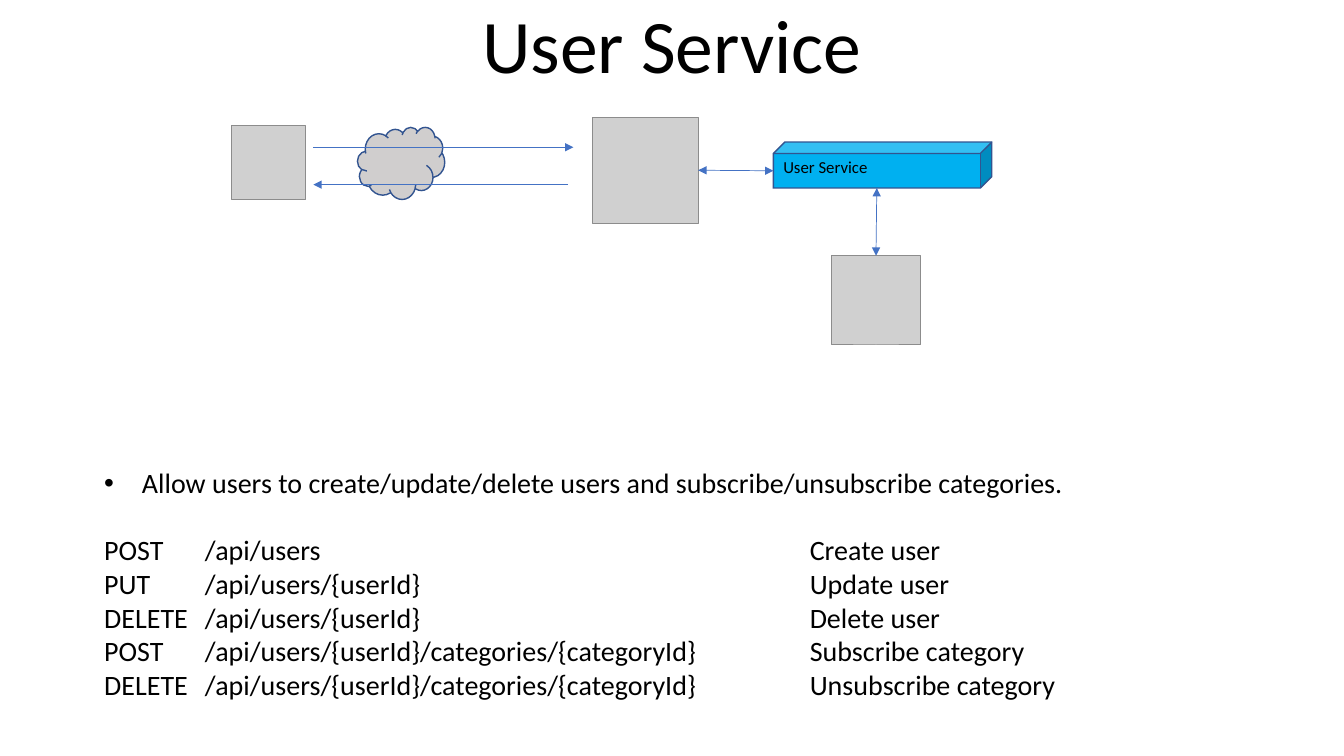
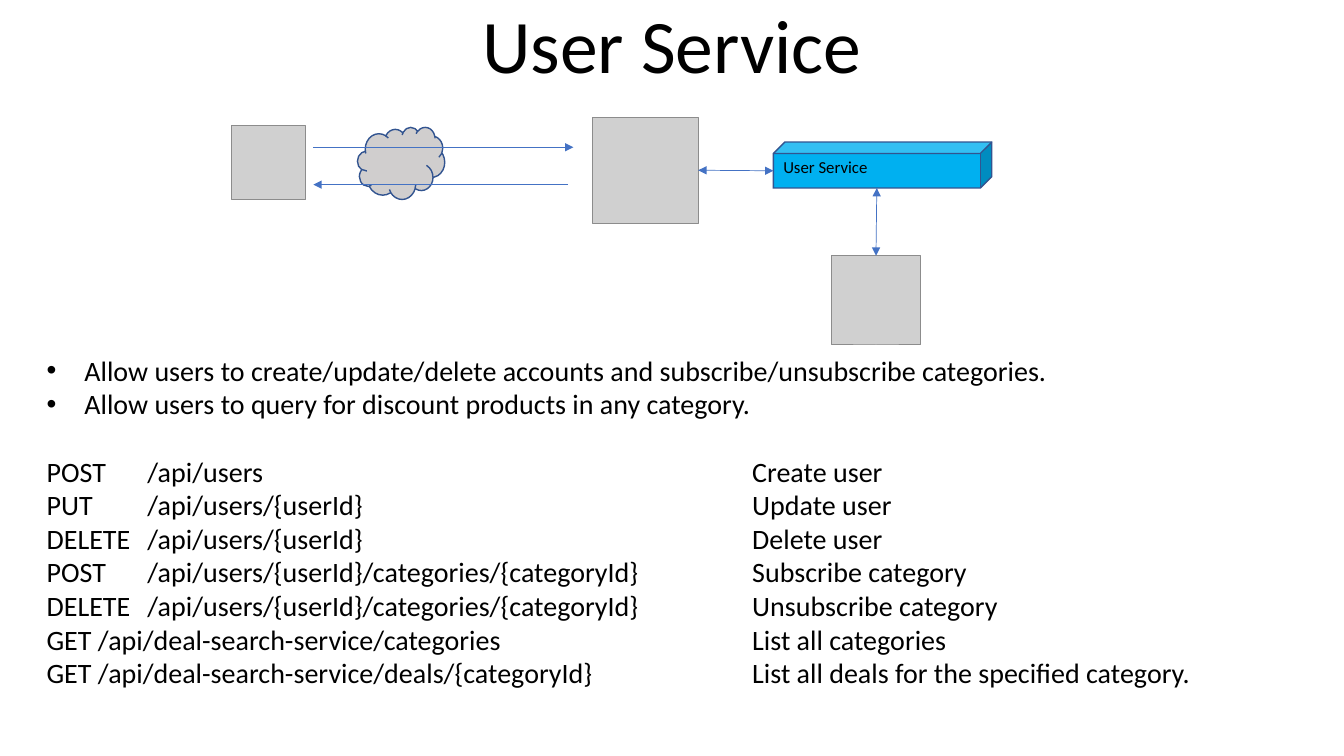
Before and after one commit to youhusky/price-monitoring-system, a slide deck: slide 7 of PriceMonitoringDesign.pptx (slide 8 before the commit). Drawn at 1344x756 pixels with LibreOffice and Linux fonts; fonts in the diff are those of the drawing; grey boxes stand for pictures. Boxes give left, top, right and bottom in pixels: in the first picture for what was removed or moved away, otherwise in the second. Text is boxed around its words. In the diff, an @@ line names an element or a change of style, - is before the commit and + after.

```diff
--- a/PriceMonitoringDesign.pptx
+++ b/PriceMonitoringDesign.pptx
@@ text "Allow users to create/update/delete accounts ...": place and size @@
-text "Allow users to create/update/delete accounts ..." at [104,473,1062,700]
+text "Allow users to create/update/delete accounts ..." at [47,361,1190,688]
@@ text at [84,361,1046,419]: text changed @@
-• Allow users to create/update/delete users and subscribe/unsubscribe categories.
+• Allow users to create/update/delete accounts and subscribe/unsubscribe categories.
+• Allow users to query for discount products in any category.
@@ text at [47,630,1190,688]: paragraphs added @@
+GET /api/deal-search-service/categories List all categories
+GET /api/deal-search-service/deals/{categoryId} List all deals for the specified category.
```
Also in this commit, not shown: 1 other slide changed, 1 slide removed, 18 other files.
